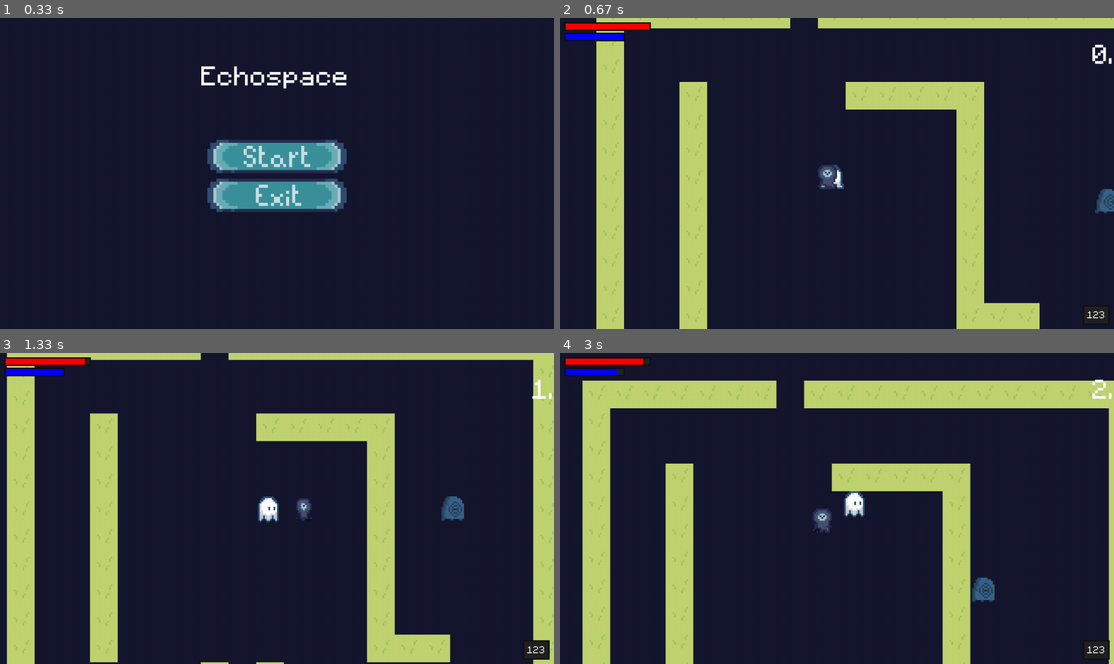
Above: before the commit, frames 1-4 (two rows, left to right).
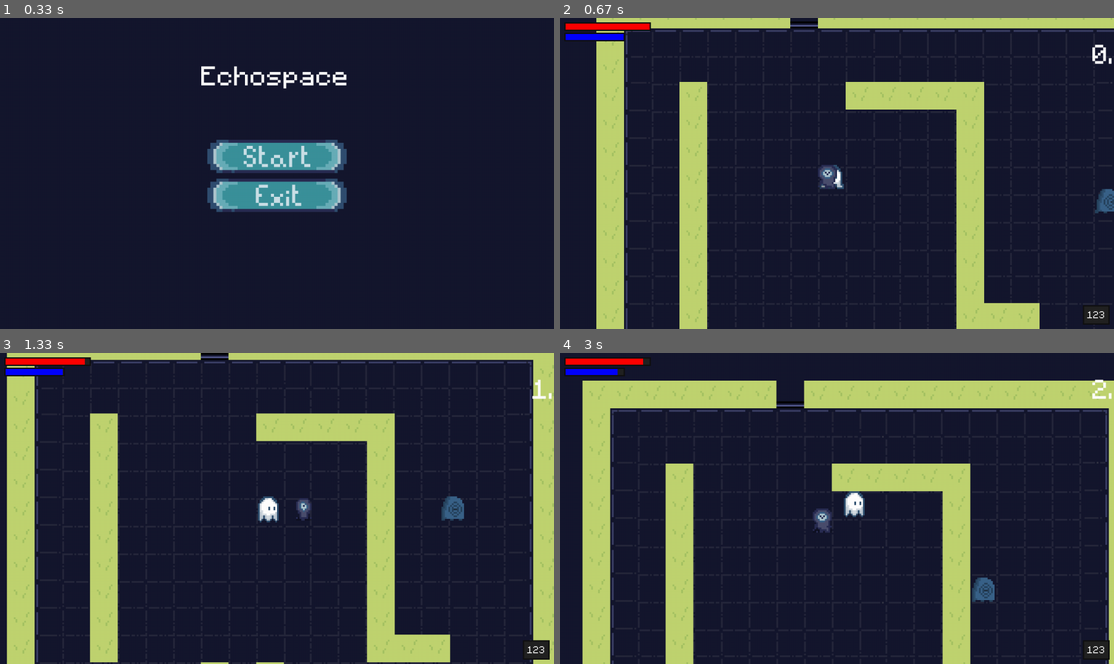
Above: after the commit, the same moments.

Repository: SushiOnToast/pygame-community-spring-jam-2025
Game: pygame game, started from code/main.py
Two runs of this game, one before a commit and one after it. Both use one fixed random seed, a clock stepped at 60 frames per second and the inputs below.
Inputs (mouse positions are in pixels of both pictures, inside the frame that each line leads up to):
- Up to frame 1 (0.33 s): no input
- Up to frame 2 (0.67 s): click (837, 154) at 0.38 s
- Up to frame 3 (1.33 s): tap Space at 0.67, 1.07 s; hold D from 1 s (still down)
- Up to frame 4 (3 s): tap Space at 1.37, 1.57, 1.9, 2.2, 2.4, 2.7, 2.97 s; release D at 1.47 s; hold W 1.5-1.8 s; hold D 1.83-2.3 s; hold A 2.33-2.87 s; hold S from 2.9 s (still down)

Frame 1 is identical in both runs. In frame 2, 0.8% of the frame differs, in the area x 11-100%, y 1-100%; in frame 3, 1.0%, in the area x 6-96%, y 0-100%; in frame 4, 0.9%.

Commit message:
add map.png image

Diff:
--- a/code/level.py
+++ b/code/level.py
@@ -30,6 +30,10 @@
     self.last_damage_time = pygame.time.get_ticks()
 
   def create_map(self):
+    layouts = {
+
+    }
+
     for row_index, row in enumerate(WORLD_MAP):
       for col_index, col in enumerate(row):
         x = col_index * TILESIZE
@@ -147,6 +151,9 @@
         self.camera_target = pygame.math.Vector2()
         self.camera_speed = 0.1
 
+        self.floor_surface = pygame.image.load("../graphics/map/map.png").convert()
+        self.floor_rect = self.floor_surface.get_rect(topleft=(0, 0))
+
     def custom_draw(self, player):
       # Update camera target position
       target_x = player.rect.centerx - self.half_width
@@ -158,6 +165,9 @@
                         self.offset.x) * self.camera_speed
       self.offset.y += (self.camera_target.y -
                         self.offset.y) * self.camera_speed
+
+      floor_offset_pos = self.floor_rect.topleft - self.offset
+      self.display_surface.blit(self.floor_surface, floor_offset_pos)
 
       # Draw background sprites first
       for sprite in sorted(self.sprites(), key=lambda sprite: sprite.rect.centery):
--- a/code/support.py
+++ b/code/support.py
@@ -1,4 +1,27 @@
+from csv import reader
+from os import walk
 import pygame
+
+def import_csv_layout(path):
+    terrain_map = []
+
+    with open(path) as level_map:
+        layout = reader(level_map, delimiter=",")
+        for row in layout:
+            terrain_map.append(list(row))
+
+    return terrain_map
+
+def import_folder(path):
+    surface_list = []
+
+    for _, __, img_files in walk(path):
+        for image in img_files:
+            full_path = path + "/" + image
+            image_surf = pygame.image.load(full_path).convert_alpha()
+            surface_list.append(image_surf)
+
+    return surface_list
 
 def draw_text(screen, text, font, text_col, x, y):
     img = font.render(text, True, text_col)
Binary file added: graphics/map/map.png
